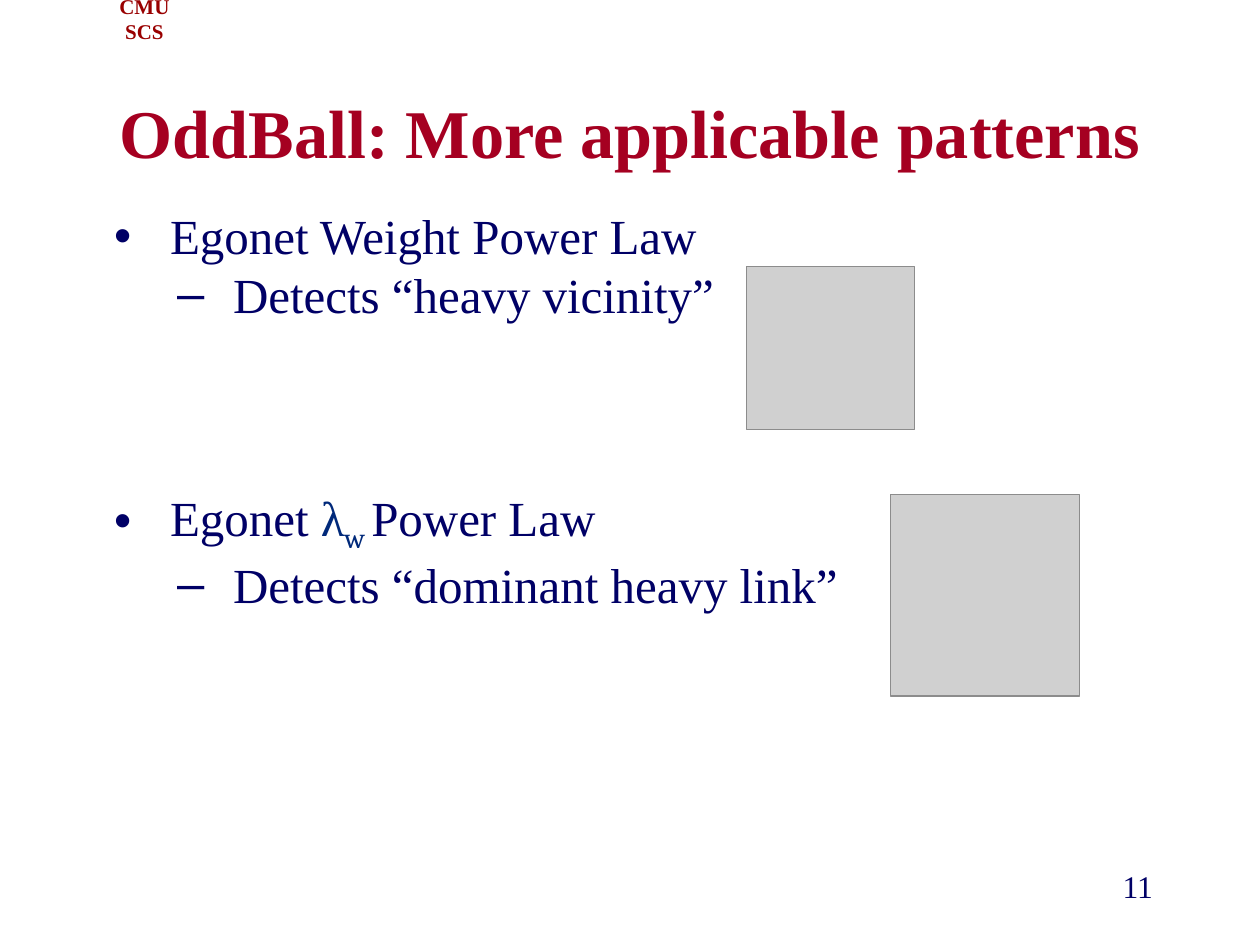
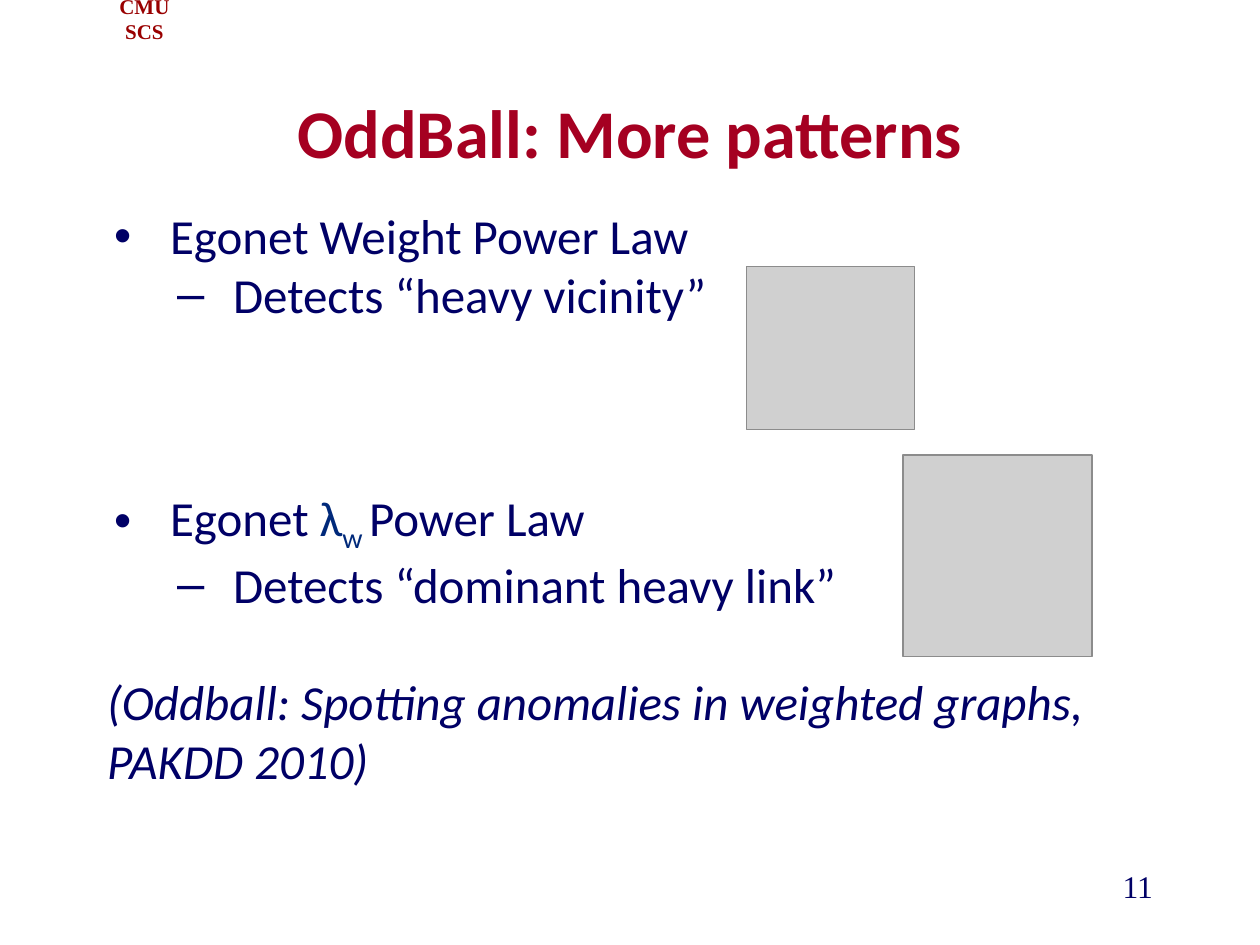
Before and after one commit to cfaloutsos/2021-pakdd-ToT, a slide deck: slide 11 of P1_past_OddBall_ToT.pptx. Drawn at 1260x945 pixels with LibreOffice and Linux fonts; fonts in the diff are those of the drawing; grey boxes stand for pictures; background and template pictures are left out. Boxes give left, top, right and bottom in pixels: in the first picture for what was removed or moved away, otherwise in the second. Text is boxed around its words. In the diff, an @@ line names an element or a change of style, - is before the commit and + after.

```diff
--- a/P1_past_OddBall_ToT.pptx
+++ b/P1_past_OddBall_ToT.pptx
@@ title at bbox=[298, 110, 962, 169]: text changed; font Times New Roman to Calibri @@
-OddBall: More applicable patterns
+OddBall: More patterns
@@ text at bbox=[170, 220, 836, 611]: font Times New Roman to Calibri in "Egonet Weight Power Law", "Detects “heavy vicinity”", "Egonet λw Power Law", "Detects “dominant heavy link”"; font Cambria to Calibri in "λw" @@
@@ picture: place and size @@
-picture at bbox=[891, 495, 1080, 697]
+picture at bbox=[903, 455, 1092, 656]
@@ text at bbox=[107, 684, 1083, 786]: paragraph added @@
+(Oddball: Spotting anomalies in weighted graphs, PAKDD 2010)
```
Also in this commit, not shown: 11 other slides changed, 1 slide removed.
